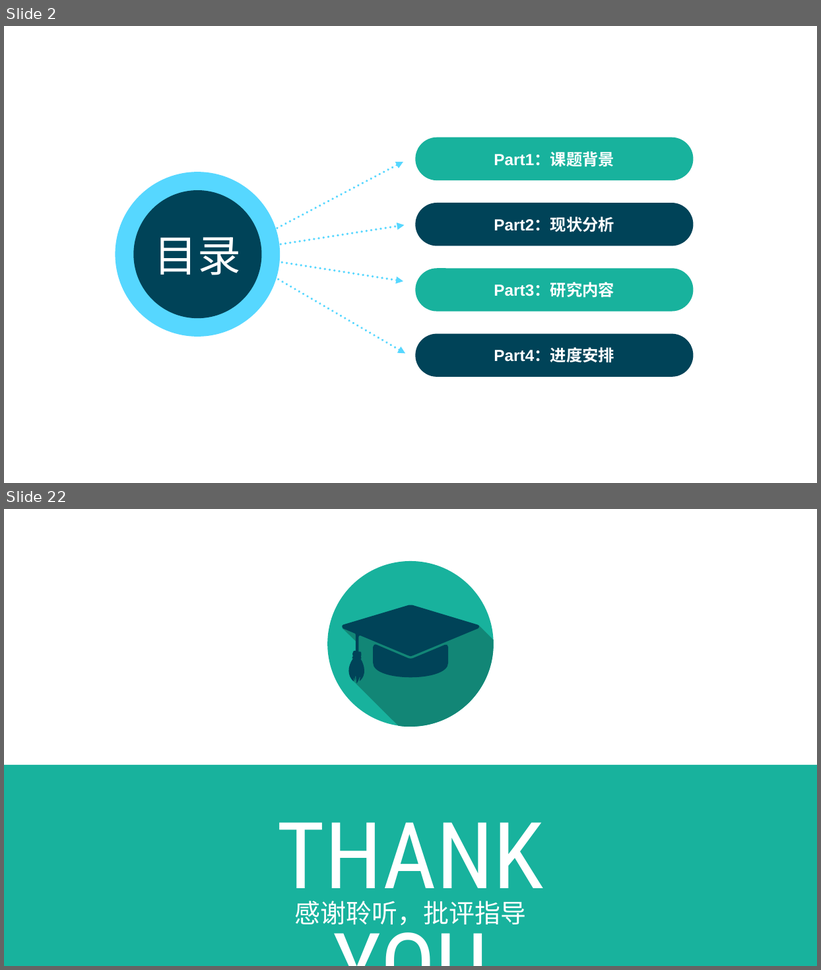
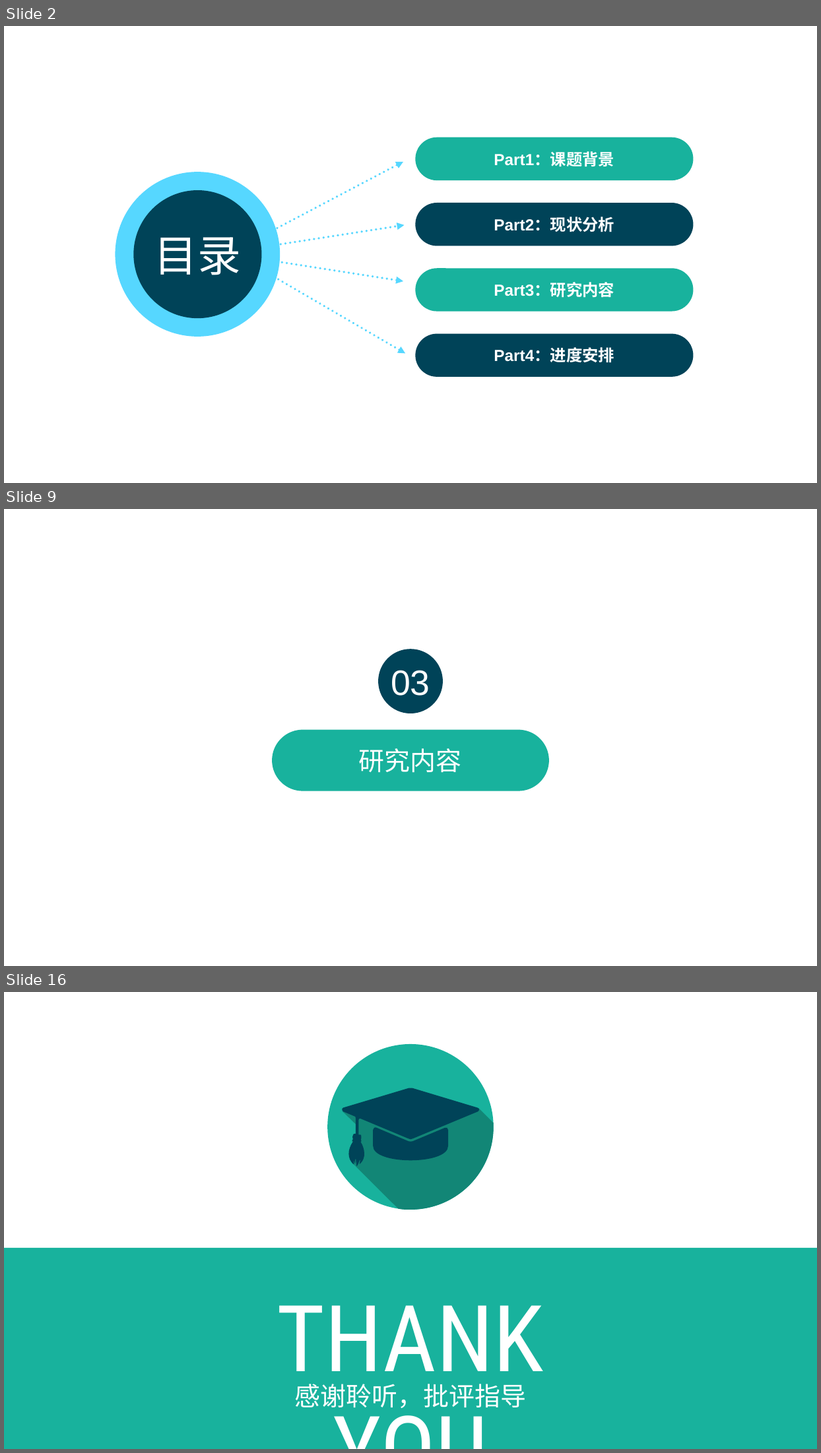
Before and after one commit to yybysj/bysj, a slide deck: Requirement/毕业设计相关规定及规范/毕设开题答辩PPT.pptx. Shown one above the other, each under a label of ours: slides 2 and 22 before the commit, slides 2, 9 and 16 after it; the slides between them are not shown. The pictures are 821x970 and 821x1453 pixels, drawn with LibreOffice and Linux fonts; fonts in the diff are those of the drawing. Boxes give left, top, right and bottom in pixels: in the first picture for what was removed or moved away, otherwise in the second. Text is boxed around its words. In the diff, an @@ line names an element or a change of style, - is before the commit and + after.

```diff
--- a/Requirement/毕业设计相关规定及规范/毕设开题答辩PPT.pptx
+++ b/Requirement/毕业设计相关规定及规范/毕设开题答辩PPT.pptx
@@ slide 9 added at bbox=[4, 509, 817, 966], background #FFFFFF @@
@@ ellipse added at bbox=[378, 649, 443, 714], fill #004358, 44 pt, text #FFFFFF @@
+03
@@ rounded rectangle added at bbox=[273, 730, 549, 791], fill #18B29D @@
@@ free added at bbox=[304, 745, 517, 776], 32 pt, text #FFFFFF @@
+研究内容
@@ what was slide 22 is now slide 16 @@
```
Also in this commit, not shown: 2 slides changed, 12 other slides added, 12 slides removed, 2 other files.
